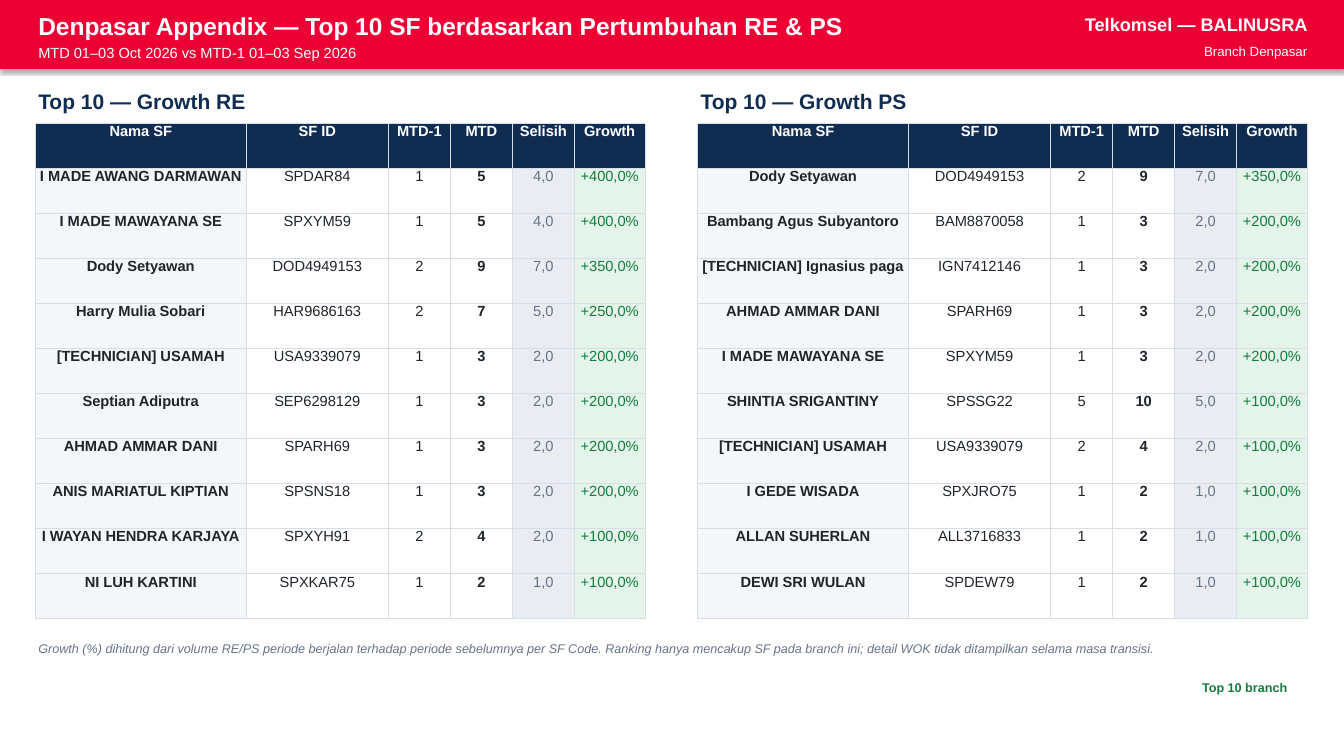
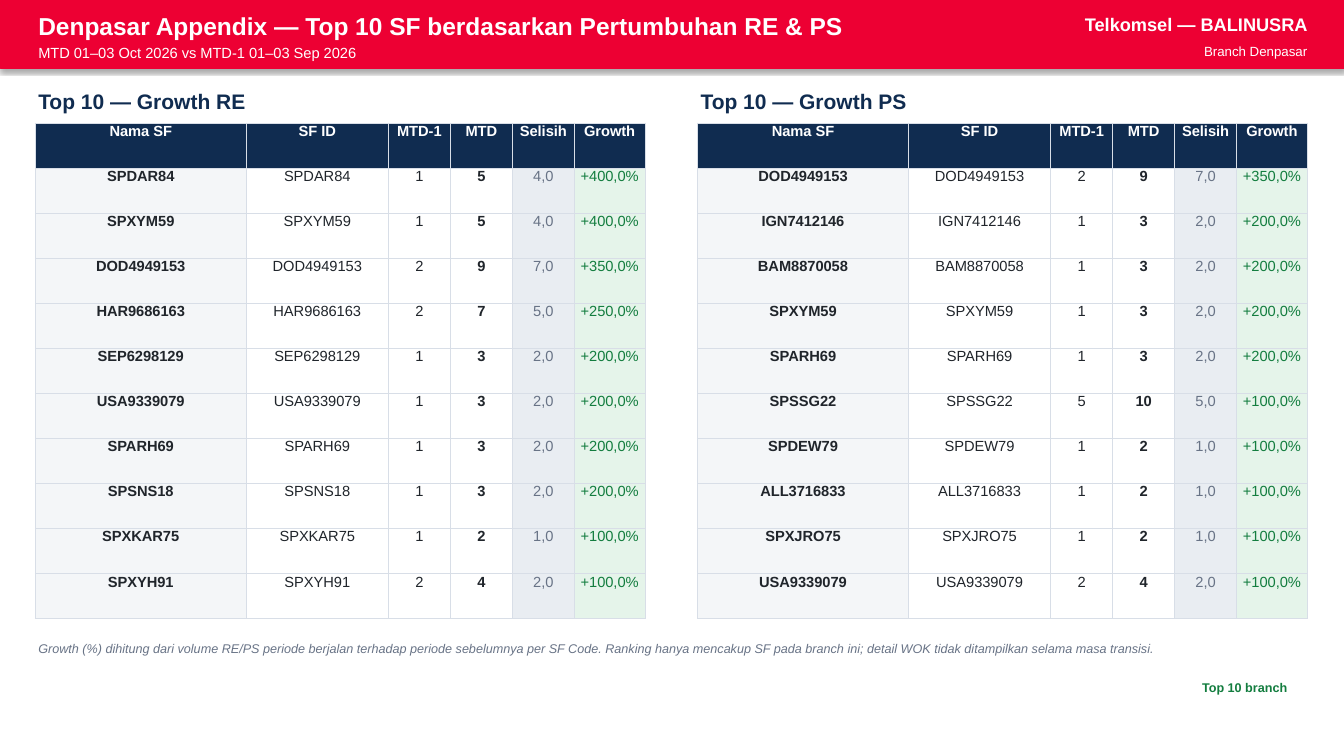
Before and after one commit to linktreehhbalnus-eng/wow_balnus, a slide deck: slide 9 of beta_12wok/reports/BRANCH_DENPASAR_PERFORMANCE_SUMMARY_20261003_INARA.pptx. Drawn at 1344x756 pixels with LibreOffice and Linux fonts; fonts in the diff are those of the drawing. Boxes give left, top, right and bottom in pixels: in the first picture for what was removed or moved away, otherwise in the second. Text is boxed around its words. In the diff, an @@ line names an element or a change of style, - is before the commit and + after.

```diff
--- a/beta_12wok/reports/BRANCH_DENPASAR_PERFORMANCE_SUMMARY_20261003_INARA.pptx
+++ b/beta_12wok/reports/BRANCH_DENPASAR_PERFORMANCE_SUMMARY_20261003_INARA.pptx
@@ table at bbox=[35, 123, 646, 619] @@
-row 2, column 1: I MADE AWANG DARMAWAN
+row 2, column 1: SPDAR84
-row 3, column 1: I MADE MAWAYANA SE
+row 3, column 1: SPXYM59
-row 4, column 1: Dody Setyawan
+row 4, column 1: DOD4949153
-row 5, column 1: Harry Mulia Sobari
+row 5, column 1: HAR9686163
-row 6, column 1: [TECHNICIAN] USAMAH
+row 6, column 1: SEP6298129
-row 6, column 2: USA9339079
+row 6, column 2: SEP6298129
-row 7, column 1: Septian Adiputra
+row 7, column 1: USA9339079
-row 7, column 2: SEP6298129
+row 7, column 2: USA9339079
-row 8, column 1: AHMAD AMMAR DANI
+row 8, column 1: SPARH69
-row 9, column 1: ANIS MARIATUL KIPTIAN
+row 9, column 1: SPSNS18
-row 10: I WAYAN HENDRA KARJAYA | SPXYH91 | 2 | 4 | 2,0 | +100,0%
+row 10: SPXKAR75 | SPXKAR75 | 1 | 2 | 1,0 | +100,0%
-row 11: NI LUH KARTINI | SPXKAR75 | 1 | 2 | 1,0 | +100,0%
+row 11: SPXYH91 | SPXYH91 | 2 | 4 | 2,0 | +100,0%
@@ table at bbox=[698, 123, 1309, 619] @@
-row 2, column 1: Dody Setyawan
+row 2, column 1: DOD4949153
-row 3, column 1: Bambang Agus Subyantoro
+row 3, column 1: IGN7412146
-row 3, column 2: BAM8870058
+row 3, column 2: IGN7412146
-row 4, column 1: [TECHNICIAN] Ignasius paga
+row 4, column 1: BAM8870058
-row 4, column 2: IGN7412146
+row 4, column 2: BAM8870058
-row 5, column 1: AHMAD AMMAR DANI
+row 5, column 1: SPXYM59
-row 5, column 2: SPARH69
+row 5, column 2: SPXYM59
-row 6, column 1: I MADE MAWAYANA SE
+row 6, column 1: SPARH69
-row 6, column 2: SPXYM59
+row 6, column 2: SPARH69
-row 7, column 1: SHINTIA SRIGANTINY
+row 7, column 1: SPSSG22
-row 8: [TECHNICIAN] USAMAH | USA9339079 | 2 | 4 | 2,0 | +100,0%
+row 8: SPDEW79 | SPDEW79 | 1 | 2 | 1,0 | +100,0%
-row 9, column 1: I GEDE WISADA
+row 9, column 1: ALL3716833
-row 9, column 2: SPXJRO75
+row 9, column 2: ALL3716833
-row 10, column 1: ALLAN SUHERLAN
+row 10, column 1: SPXJRO75
-row 10, column 2: ALL3716833
+row 10, column 2: SPXJRO75
-row 11: DEWI SRI WULAN | SPDEW79 | 1 | 2 | 1,0 | +100,0%
+row 11: USA9339079 | USA9339079 | 2 | 4 | 2,0 | +100,0%
```
Also in this commit, not shown: 5 other slides changed, 12 other files.
